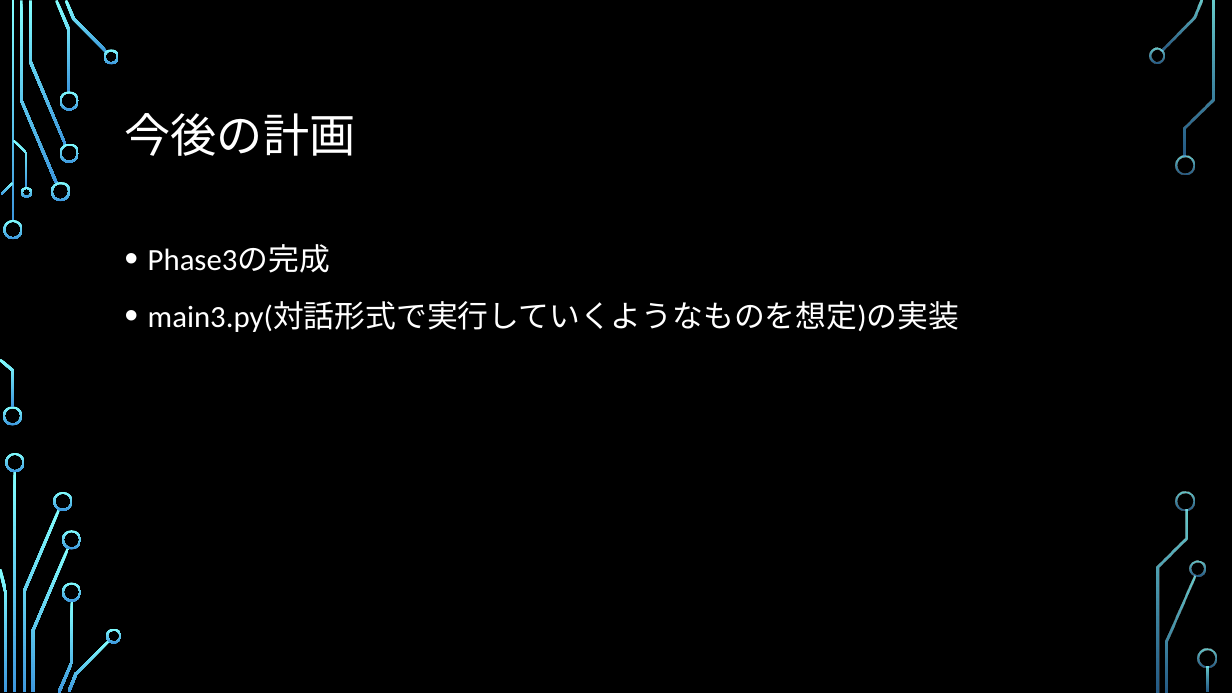
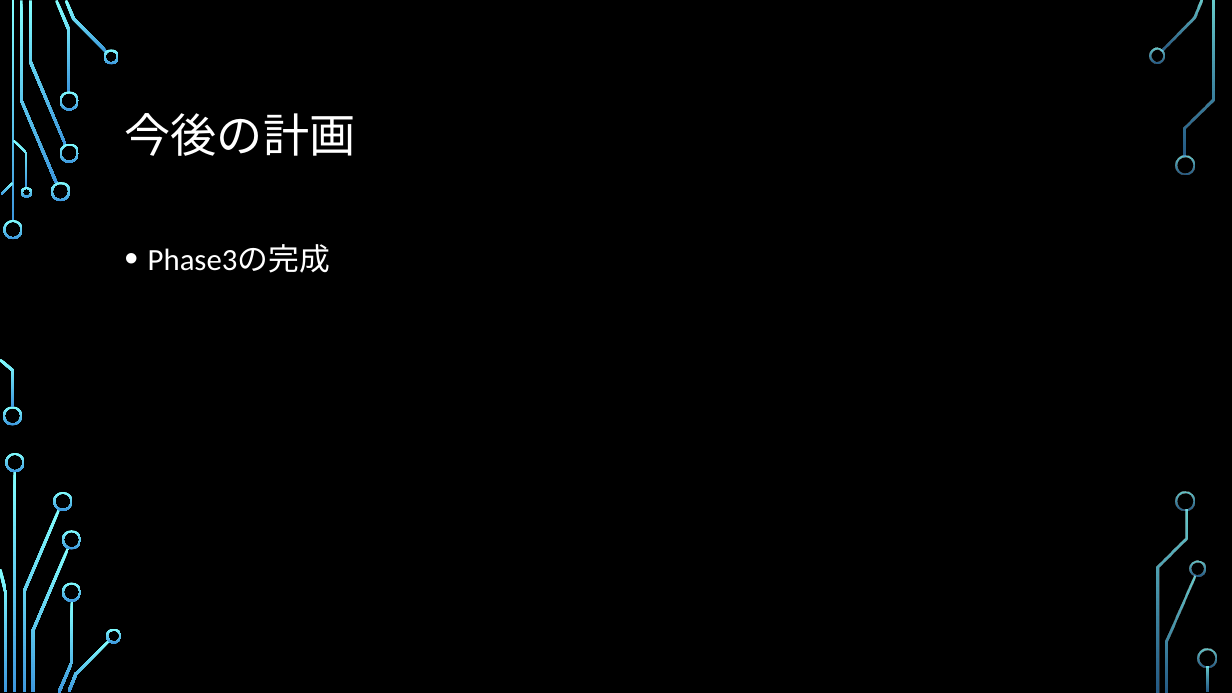
Before and after one commit to ie03-aizu-2019/ie03project-skys, a slide deck: slide 17 of Reports/Midterm.pptx. Drawn at 1232x693 pixels with LibreOffice and Linux fonts; fonts in the diff are those of the drawing; background and template pictures are left out. Boxes give left, top, right and bottom in pixels: in the first picture for what was removed or moved away, otherwise in the second. Text is boxed around its words. In the diff, an @@ line names an element or a change of style, - is before the commit and + after.

Commit message:
update

```diff
--- a/Reports/Midterm.pptx
+++ b/Reports/Midterm.pptx
@@ text at [148,301,959,332]: paragraph removed @@
-• main3.py(対話形式で実行していくようなものを想定)の実装
```
Also in this commit, not shown: 1 other slide changed.
